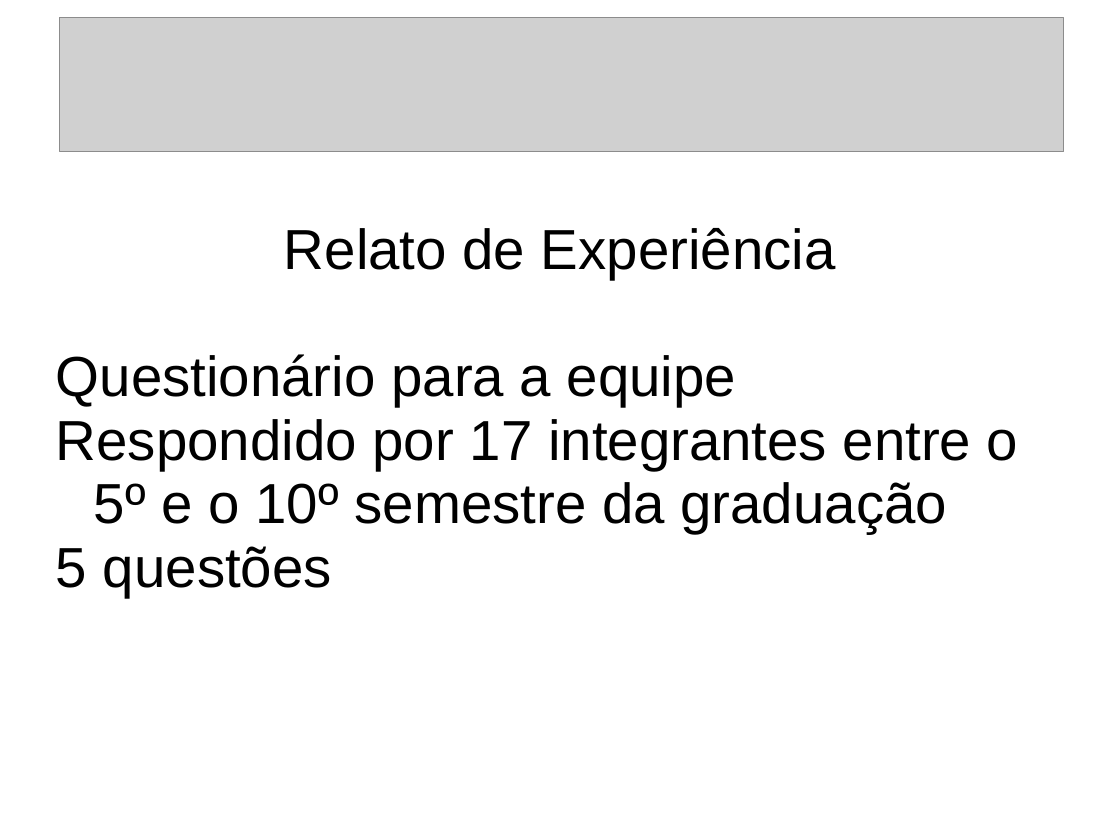
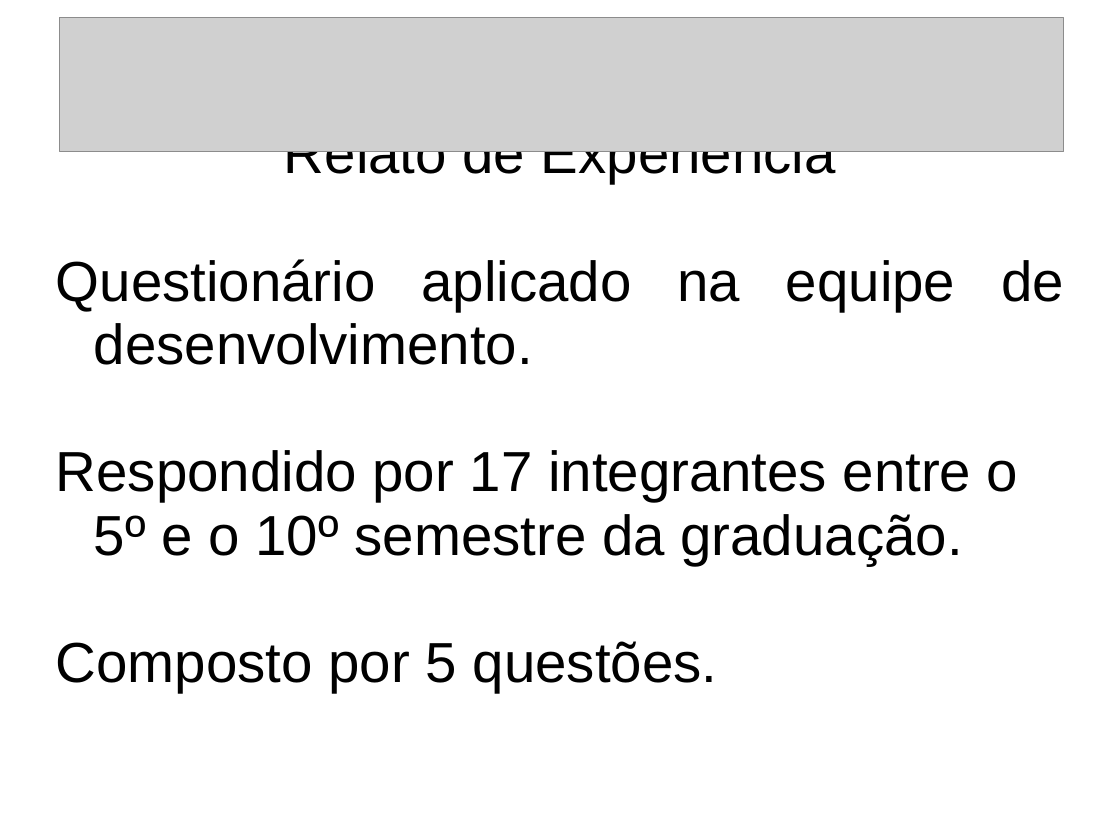
Before and after one commit to camilaferreira251/artigoFESS2014, a slide deck: slide 6 of ApresentacaoArtigo.odp. Drawn at 1120x840 pixels with LibreOffice and Linux fonts; fonts in the diff are those of the drawing; grey boxes stand for pictures. Boxes give left, top, right and bottom in pixels: in the first picture for what was removed or moved away, otherwise in the second. Text is boxed around its words. In the diff, an @@ line names an element or a change of style, - is before the commit and + after.

```diff
--- a/ApresentacaoArtigo.odp
+++ b/ApresentacaoArtigo.odp
@@ subtitle "Relato de Experiência": place and size @@
-subtitle "Relato de Experiência" at box(56, 228, 1018, 597)
+subtitle "Relato de Experiência" at box(56, 151, 1064, 693)
@@ subtitle at box(56, 259, 1064, 693): text changed @@
-Questionário para a equipe
-Respondido por 17 integrantes entre o 5º e o 10º semestre da graduação
-5 questões
+Questionário aplicado na equipe de desenvolvimento.
+Respondido por 17 integrantes entre o 5º e o 10º semestre da graduação.
+Composto por 5 questões.
```
Also in this commit, not shown: 3 other slides changed, 1 slide added, 1 slide removed.
